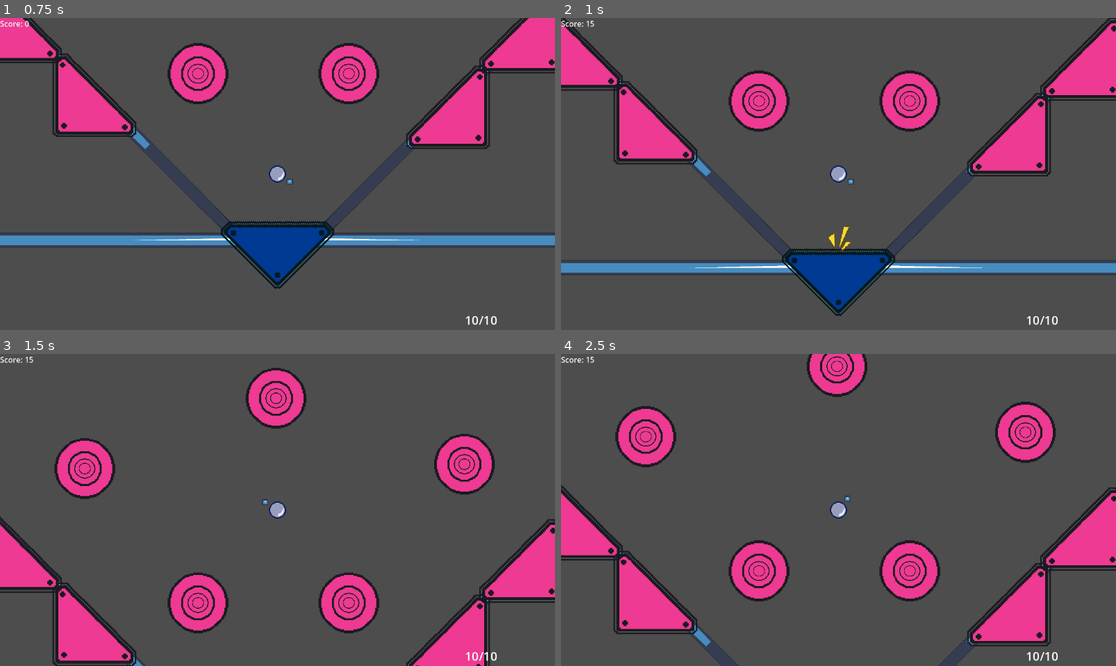
Above: before the commit, frames 1-4 (two rows, left to right).
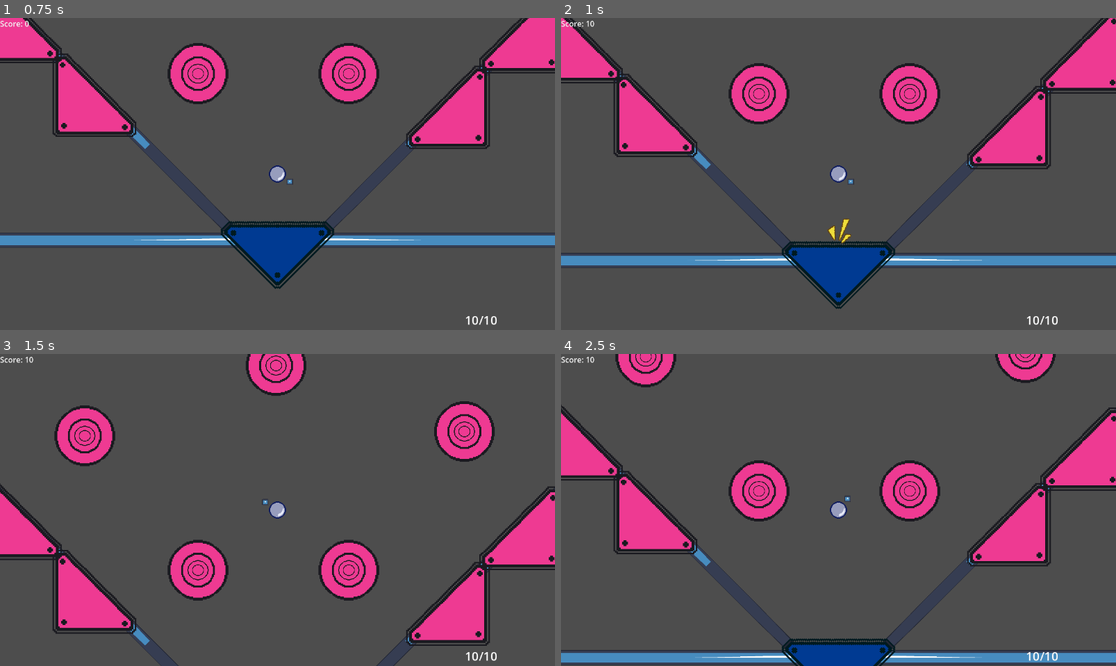
Above: after the commit, the same moments.

Repository: HjalteTagmose/Winball
Game: Godot game, scene res://scenes/main.tscn
The game is run twice, just before and just after one commit, with the same random seed, the same clock (stepped at 60 frames per second) and the same inputs. The engine's default icon, where the game draws it, is replaced by a stand-in: a white triangle on a blue panel in a dark square.
Inputs (mouse positions are in pixels of both pictures, inside the frame that each line leads up to):
- Up to frame 1 (0.75 s): tap Enter (ui_accept) at 0.5 s; move the mouse to (510, 320) at 0.52 s; tap S (aim_down) at 0.6 s
- Up to frame 2 (1 s): tap Enter (ui_accept) at 0.77 s
- Up to frame 3 (1.5 s): move the mouse to (49, 363) at 1.27 s; tap A (aim_left) at 1.35 s
- Up to frame 4 (2.5 s): tap Enter (ui_accept) at 1.52 s; move the mouse to (894, 441) at 2.02 s; tap D (aim_right) at 2.1 s

Frame 1 is identical in both runs. In frame 2, 13% of the frame differs, in the area x 0-100%, y 0-96%; in frame 3, 23%; in frame 4, 35%, in the area x 0-100%, y 0-100%.

Commit message:
Tweaking bounce values

Diff:
--- a/prefabs/Room props/ammo_bumper.tscn
+++ b/prefabs/Room props/ammo_bumper.tscn
@@ -5,7 +5,7 @@
 [ext_resource type="Texture2D" uid="uid://drg8puls0marl" path="res://art/ph_bumper_2.png" id="2_et802"]
 
 [sub_resource type="PhysicsMaterial" id="PhysicsMaterial_gbh0v"]
-bounce = 1.0
+bounce = 0.5
 
 [sub_resource type="CircleShape2D" id="CircleShape2D_nb1wl"]
 radius = 33.0606
@@ -17,7 +17,8 @@
 physics_material_override = SubResource("PhysicsMaterial_gbh0v")
 script = ExtResource("1_51v4h")
 extraVisual = NodePath("Sprite2D/Sprite2D")
-Power = 60.0
+Power = 40.0
+Score = 30
 AudioPlayer = NodePath("AudioPlayer")
 ParticleOnHit = ExtResource("2_co61t")
 BiasPower = 0.0
--- a/prefabs/Room props/flat_bumper_ground.tscn
+++ b/prefabs/Room props/flat_bumper_ground.tscn
@@ -7,7 +7,7 @@
 [sub_resource type="PhysicsMaterial" id="PhysicsMaterial_ubyfy"]
 
 [sub_resource type="PhysicsMaterial" id="PhysicsMaterial_gbh0v"]
-bounce = 0.7
+bounce = 0.5
 
 [sub_resource type="CapsuleShape2D" id="CapsuleShape2D_ydfnd"]
 radius = 4.93197
@@ -37,11 +37,12 @@
 collision_mask = 2
 physics_material_override = SubResource("PhysicsMaterial_gbh0v")
 script = ExtResource("1_ubyfy")
-Power = 40.0
+Power = 30.0
+Score = 10
 AudioPlayer = NodePath("AudioPlayer")
 ParticleOnHit = ExtResource("2_pu8ip")
 Bias = Vector2(0, -1)
-BiasPower = 10.0
+BiasPower = 0.0
 metadata/_custom_type_script = "uid://lobwfmlxako"
 
 [node name="Sprite2D" type="Sprite2D" parent="FlatBumper Logic"]
--- a/prefabs/Room props/flat_bumper_walls.tscn
+++ b/prefabs/Room props/flat_bumper_walls.tscn
@@ -35,7 +35,8 @@
 collision_mask = 2
 physics_material_override = SubResource("PhysicsMaterial_gbh0v")
 script = ExtResource("1_y5uss")
-Power = 60.0
+Power = 40.0
+Score = 20
 AudioPlayer = NodePath("AudioPlayer")
 ParticleOnHit = ExtResource("2_g2cpd")
 Bias = Vector2(0, -1)
--- a/prefabs/Rooms/starting_room_alt.tscn
+++ /dev/null
@@ -1,236 +0,0 @@
-[gd_scene load_steps=11 format=3 uid="uid://oiditvw30qas"]
-
-[ext_resource type="Script" uid="uid://bi5omso1g5t0g" path="res://scripts/rooms/room.gd" id="1_qw382"]
-[ext_resource type="Texture2D" uid="uid://dvs1g26dl8p7o" path="res://icon.svg" id="2_julde"]
-[ext_resource type="Script" uid="uid://wolxght5xpxr" path="res://scripts/rooms/room_exit.gd" id="3_v8yed"]
-[ext_resource type="PackedScene" uid="uid://cubywxgl8t7t2" path="res://prefabs/Room props/flat_bumper_ground.tscn" id="4_5q5j1"]
-[ext_resource type="PackedScene" uid="uid://cpt746t74aua6" path="res://prefabs/Room props/flat_bumper_walls.tscn" id="5_n5yln"]
-[ext_resource type="PackedScene" uid="uid://boobpj10lfiqa" path="res://prefabs/Room props/basic_bumper.tscn" id="6_yvm8u"]
-
-[sub_resource type="RectangleShape2D" id="RectangleShape2D_vmxit"]
-size = Vector2(319, 26)
-
-[sub_resource type="RectangleShape2D" id="RectangleShape2D_n6cen"]
-size = Vector2(10.6551, 18)
-
-[sub_resource type="RectangleShape2D" id="RectangleShape2D_cguwc"]
-size = Vector2(4.81928, 18)
-
-[sub_resource type="RectangleShape2D" id="RectangleShape2D_njsij"]
-size = Vector2(80, 20)
-
-[node name="StartRoom" type="Node2D" node_paths=PackedStringArray("roomExit")]
-script = ExtResource("1_qw382")
-roomExit = NodePath("Walls/Exit")
-
-[node name="Walls" type="Node" parent="."]
-
-[node name="RightWall" type="Node2D" parent="Walls"]
-position = Vector2(781, -892)
-rotation = 1.5708
-scale = Vector2(5.77066, 0.999985)
-
-[node name="Sprite2D" type="Sprite2D" parent="Walls/RightWall"]
-rotation = 8.47668e-05
-scale = Vector2(2.5, 0.2)
-texture = ExtResource("2_julde")
-
-[node name="StaticBody2D" type="StaticBody2D" parent="Walls/RightWall"]
-
-[node name="CollisionShape2D" type="CollisionShape2D" parent="Walls/RightWall/StaticBody2D"]
-position = Vector2(0.5, -4.57764e-05)
-shape = SubResource("RectangleShape2D_vmxit")
-
-[node name="LeftWall" type="Node2D" parent="Walls"]
-position = Vector2(-781, -892)
-rotation = 1.5708
-scale = Vector2(5.77066, 0.999985)
-
-[node name="Sprite2D" type="Sprite2D" parent="Walls/LeftWall"]
-rotation = 8.47668e-05
-scale = Vector2(2.5, 0.2)
-texture = ExtResource("2_julde")
-
-[node name="StaticBody2D" type="StaticBody2D" parent="Walls/LeftWall"]
-
-[node name="CollisionShape2D" type="CollisionShape2D" parent="Walls/LeftWall/StaticBody2D"]
-position = Vector2(0.5, -4.57764e-05)
-shape = SubResource("RectangleShape2D_vmxit")
-
-[node name="BottomWall" type="Node2D" parent="Walls"]
-scale = Vector2(7.85437, 1.59801)
-
-[node name="WallPiece" type="Node2D" parent="Walls/BottomWall"]
-
-[node name="Sprite2D" type="Sprite2D" parent="Walls/BottomWall/WallPiece"]
-rotation = 8.47668e-05
-scale = Vector2(2, 0.15)
-texture = ExtResource("2_julde")
-
-[node name="StaticBody2D" type="StaticBody2D" parent="Walls/BottomWall/WallPiece"]
-
-[node name="CollisionShape2D" type="CollisionShape2D" parent="Walls/BottomWall/WallPiece/StaticBody2D"]
-position = Vector2(2, 0)
-scale = Vector2(26.56, 1)
-shape = SubResource("RectangleShape2D_n6cen")
-debug_color = Color(0, 0.6, 0.701961, 0.294118)
-
-[node name="TopWall" type="Node2D" parent="Walls"]
-position = Vector2(0, -1645)
-
-[node name="WallPiece2" type="Node2D" parent="Walls/TopWall"]
-position = Vector2(560, -1)
-scale = Vector2(6.87159, 1)
-
-[node name="Sprite2D" type="Sprite2D" parent="Walls/TopWall/WallPiece2"]
-rotation = 8.47668e-05
-scale = Vector2(1, 0.15)
-texture = ExtResource("2_julde")
-
-[node name="StaticBody2D" type="StaticBody2D" parent="Walls/TopWall/WallPiece2"]
-
-[node name="CollisionShape2D" type="CollisionShape2D" parent="Walls/TopWall/WallPiece2/StaticBody2D"]
-scale = Vector2(26.56, 1)
-shape = SubResource("RectangleShape2D_cguwc")
-debug_color = Color(0, 0.6, 0.701961, 0.294118)
-
-[node name="WallPiece3" type="Node2D" parent="Walls/TopWall"]
-position = Vector2(-560, -1)
-scale = Vector2(6.87159, 1)
-
-[node name="Sprite2D" type="Sprite2D" parent="Walls/TopWall/WallPiece3"]
-rotation = 8.47668e-05
-scale = Vector2(1, 0.15)
-texture = ExtResource("2_julde")
-
-[node name="StaticBody2D" type="StaticBody2D" parent="Walls/TopWall/WallPiece3"]
-
-[node name="CollisionShape2D" type="CollisionShape2D" parent="Walls/TopWall/WallPiece3/StaticBody2D"]
-scale = Vector2(26.56, 1)
-shape = SubResource("RectangleShape2D_cguwc")
-debug_color = Color(0, 0.6, 0.701961, 0.294118)
-
-[node name="Exit" type="Area2D" parent="Walls"]
-position = Vector2(0, -1645)
-script = ExtResource("3_v8yed")
-
-[node name="CollisionShape2D" type="CollisionShape2D" parent="Walls/Exit"]
-scale = Vector2(3, 1)
-shape = SubResource("RectangleShape2D_njsij")
-debug_color = Color(0.969563, 0.0144444, 0.451239, 0.42)
-
-[node name="Props" type="Node" parent="."]
-
-[node name="GroundBumpers" type="Node" parent="Props"]
-
-[node name="FlatBumper_Ground" parent="Props/GroundBumpers" instance=ExtResource("4_5q5j1")]
-position = Vector2(13, -31)
-
-[node name="FlatBumper_Ground2" parent="Props/GroundBumpers" instance=ExtResource("4_5q5j1")]
-position = Vector2(378, -27)
-
-[node name="FlatBumper_Ground3" parent="Props/GroundBumpers" instance=ExtResource("4_5q5j1")]
-position = Vector2(-349, -23)
-
-[node name="Corners" type="Node" parent="Props"]
-
-[node name="FlatBumper Walls" parent="Props/Corners" instance=ExtResource("5_n5yln")]
-position = Vector2(194, -100)
-rotation = -1.5708
-
-[node name="FlatBumper Walls2" parent="Props/Corners" instance=ExtResource("5_n5yln")]
-position = Vector2(-164, -100)
-
-[node name="FlatBumper Walls3" parent="Props/Corners" instance=ExtResource("5_n5yln")]
-position = Vector2(-615, -158)
-scale = Vector2(4, 4)
-
-[node name="FlatBumper Walls7" parent="Props/Corners" instance=ExtResource("5_n5yln")]
-position = Vector2(618, -1486)
-rotation = -3.14159
-scale = Vector2(4, 4)
-
-[node name="FlatBumper Walls8" parent="Props/Corners" instance=ExtResource("5_n5yln")]
-position = Vector2(-618, -1488)
-rotation = -4.71239
-scale = Vector2(4, 4)
-
-[node name="FlatBumper Walls4" parent="Props/Corners" instance=ExtResource("5_n5yln")]
-position = Vector2(640, -161)
-rotation = -1.5708
-scale = Vector2(4, 4)
-
-[node name="FlatBumper Walls5" parent="Props/Corners" instance=ExtResource("5_n5yln")]
-position = Vector2(201, -1567)
-rotation = 3.14159
-
-[node name="FlatBumper Walls6" parent="Props/Corners" instance=ExtResource("5_n5yln")]
-position = Vector2(-204, -1569)
-rotation = 1.5708
-
-[node name="CornerSquares" type="Node" parent="Props"]
-
-[node name="FlatBumper Walls7" parent="Props/CornerSquares" instance=ExtResource("5_n5yln")]
-position = Vector2(200, -900)
-rotation = 3.14159
-
-[node name="FlatBumper Walls8" parent="Props/CornerSquares" instance=ExtResource("5_n5yln")]
-position = Vector2(-200, -900)
-rotation = 1.5708
-
-[node name="FlatBumper Walls9" parent="Props/CornerSquares" instance=ExtResource("5_n5yln")]
-position = Vector2(-200, -500)
-rotation = 0.000135183
-
-[node name="FlatBumper Walls10" parent="Props/CornerSquares" instance=ExtResource("5_n5yln")]
-position = Vector2(200, -500)
-rotation = -1.57066
-
-[node name="CircleBumpers" type="Node" parent="Props"]
-
-[node name="BasicBumper3" parent="Props/CircleBumpers" instance=ExtResource("6_yvm8u")]
-position = Vector2(-200, -1057)
-
-[node name="BasicBumper4" parent="Props/CircleBumpers" instance=ExtResource("6_yvm8u")]
-position = Vector2(-571, -1176)
-
-[node name="BasicBumper6" parent="Props/CircleBumpers" instance=ExtResource("6_yvm8u")]
-position = Vector2(591, -1166)
-
-[node name="BasicBumper2" parent="Props/CircleBumpers" instance=ExtResource("6_yvm8u")]
-position = Vector2(585, -436)
-
-[node name="BasicBumper5" parent="Props/CircleBumpers" instance=ExtResource("6_yvm8u")]
-position = Vector2(-529, -451)
-
-[node name="BasicBumper8" parent="Props/CircleBumpers" instance=ExtResource("6_yvm8u")]
-position = Vector2(-4, -1325)
-
-[node name="BasicBumper9" parent="Props/CircleBumpers" instance=ExtResource("6_yvm8u")]
-position = Vector2(0, -690)
-
-[node name="BasicBumper10" parent="Props/CircleBumpers" instance=ExtResource("6_yvm8u")]
-position = Vector2(211, -1057)
-
-[node name="BasicBumper11" parent="Props/CircleBumpers" instance=ExtResource("6_yvm8u")]
-position = Vector2(364, -914)
-
-[node name="BasicBumper12" parent="Props/CircleBumpers" instance=ExtResource("6_yvm8u")]
-position = Vector2(-352, -922)
-
-[node name="WallCorners" type="Node" parent="Props"]
-
-[node name="FlatBumper Walls7" parent="Props/WallCorners" instance=ExtResource("5_n5yln")]
-position = Vector2(-694, -671)
-rotation = 1.5708
-
-[node name="FlatBumper Walls8" parent="Props/WallCorners" instance=ExtResource("5_n5yln")]
-position = Vector2(-694, -839)
-
-[node name="FlatBumper Walls9" parent="Props/WallCorners" instance=ExtResource("5_n5yln")]
-position = Vector2(684, -694)
-rotation = 3.14159
-
-[node name="FlatBumper Walls10" parent="Props/WallCorners" instance=ExtResource("5_n5yln")]
-position = Vector2(683, -857)
-rotation = -1.5708
